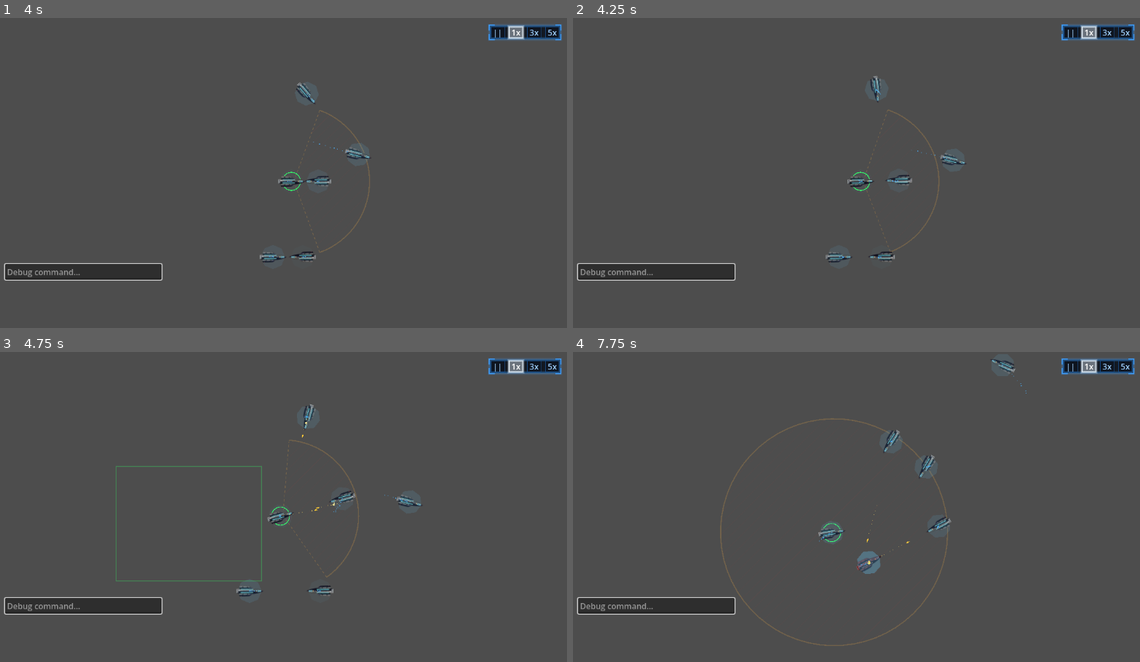
Above: before the commit, frames 1-4 (two rows, left to right).
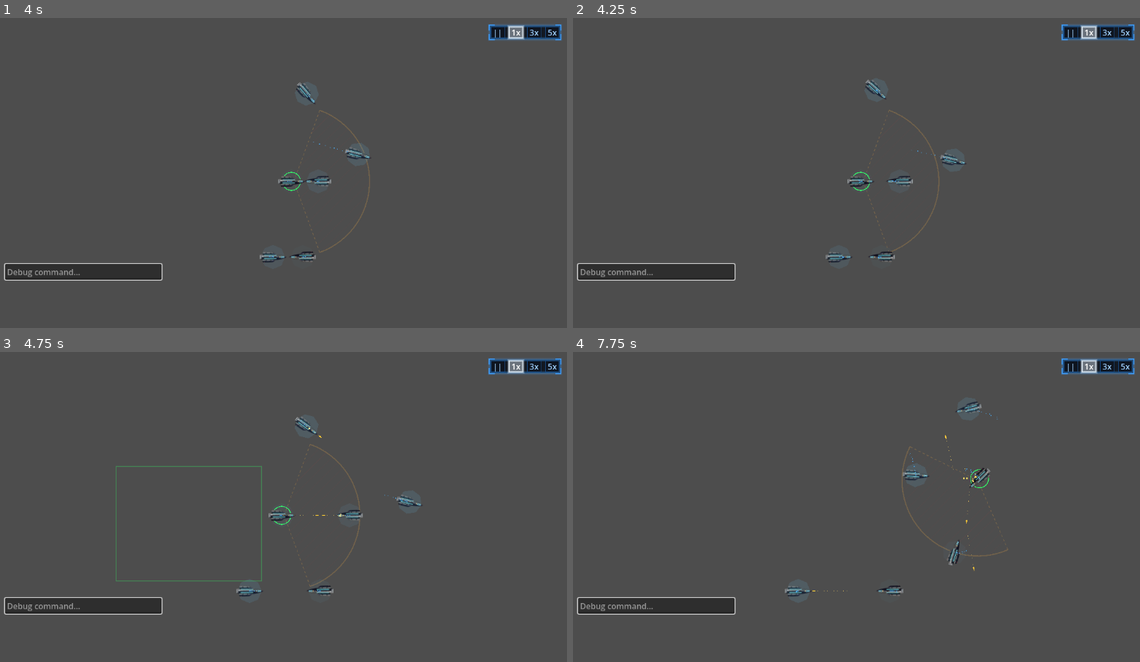
Above: after the commit, the same moments.

Repository: darthlemi/SpaceGame
Game: Godot game, scene res://scenes/combat/combat_scene.tscn
Two runs of this game, one before a commit and one after it. Both use one fixed random seed, a clock stepped at 60 frames per second and the inputs below. This scene is started directly instead of the project's main scene.
Inputs (mouse positions are in pixels of both pictures, inside the frame that each line leads up to):
- Up to frame 1 (4 s): click (85, 272) at 0.52 s; type "12" at 0.6 s; tap Enter at 1.25 s; move the mouse to (419, 163) at 1.27 s; hold D 1.28-2 s; hold 4 (formation_box) 1.28-2 s; click (419, 163) at 1.42 s; tap Space at 1.52 s; click "||" at 2 s; drag from (175, 197) to (334, 182) at 2.77 s; move the mouse to (351, 111) at 3.52 s; hold D from 3.53 s (still down); hold 2 (formation_line) from 3.53 s (still down)
- Up to frame 2 (4.25 s): keep holding D; keep holding 2 (formation_line)
- Up to frame 3 (4.75 s): release D at 4.25 s; release 2 (formation_line) at 4.25 s; drag from (260, 581) to (119, 466) at 4.27 s
- Up to frame 4 (7.75 s): move the mouse to (1037, 565) at 5.02 s; hold A 5.03-5.75 s; hold 3 (formation_wedge) 5.03-5.75 s; tap Space at 5.27 s; click "1x" at 5.75 s; drag from (692, 466) to (850, 578) at 6.52 s; move the mouse to (890, 516) at 7.27 s; hold S from 7.28 s (still down); hold 5 (formation_circle) from 7.28 s (still down); click (890, 516) at 7.42 s

Frame 1 is identical in both runs. In frame 2, 0.2% of the frame differs, in the area x 48-62%, y 18-76%; in frame 3, 0.6%; in frame 4, 1.7%, in the area x 25-80%, y 2-95%.

Commit message:
Score combat targets by range, facing, shield match and kill value
Co-Authored-By: Claude Opus 5.5 <noreply@anthropic.com>

Diff:
--- a/scripts/combat/combat_tactics.gd
+++ b/scripts/combat/combat_tactics.gd
@@ -23,6 +23,16 @@
 # Pixels added to the station point at full push.
 const SEPARATION_STRENGTH := 60.0
 
+# Target scoring; each term is in "points", higher total wins.
+const DIST_WEIGHT := 1.0
+const TURN_WEIGHT := 2.0
+const MATCH_WEIGHT := 1.5
+const LOW_HULL_WEIGHT := 3.0
+const REFERENCE_DPS := 20.0
+const STICKY_BONUS := 2.0
+# Seconds between re-picks; in between a ship keeps its target while it is valid.
+const RETARGET_INTERVAL := 0.5
+
 # Point defense shoots missiles and drones, so it says nothing about how a ship should fight
 # a hull. A PD-only ship keeps them so it still has something to close to.
 static func range_weapons(weapons: Array[Weapon]) -> Array[Weapon]:
@@ -44,9 +54,8 @@
 			longest = maxf(longest, weapon.weapon_range)
 	return longest
 
-static func tactic_for(weapons: Array[Weapon], turn_rate: float) -> Tactic:
-	if turn_rate < RUN_MIN_TURN_RATE:
-		return Tactic.PARK
+# Dps share of narrow-arc weapons among the range weapons: how much the ship must point its nose.
+static func narrow_share(weapons: Array[Weapon]) -> float:
 	var total_dps := 0.0
 	var narrow_dps := 0.0
 	for weapon in range_weapons(weapons):
@@ -54,7 +63,12 @@
 		total_dps += dps
 		if weapon.fire_arc_degrees <= NARROW_ARC_DEGREES:
 			narrow_dps += dps
-	if total_dps > 0.0 and narrow_dps >= total_dps * RUN_DPS_SHARE:
+	return narrow_dps / total_dps if total_dps > 0.0 else 0.0
+
+static func tactic_for(weapons: Array[Weapon], turn_rate: float) -> Tactic:
+	if turn_rate < RUN_MIN_TURN_RATE:
+		return Tactic.PARK
+	if narrow_share(weapons) >= RUN_DPS_SHARE:
 		return Tactic.RUN
 	return Tactic.PARK
 
@@ -89,3 +103,52 @@
 
 static func weapon_dps(weapon: Weapon) -> float:
 	return weapon.damage * weapon.fire_rate * weapon.submissile_count
+
+# Positive: the loadout does better against shields that are up (dps-weighted, in [-1, 1]).
+static func loadout_shield_bias(weapons: Array[Weapon]) -> float:
+	var total_dps := 0.0
+	var weighted := 0.0
+	for weapon in range_weapons(weapons):
+		var dps := weapon_dps(weapon)
+		total_dps += dps
+		weighted += dps * (weapon.shield_mult - weapon.hull_mult - weapon.pierce_pct)
+	return clampf(weighted / total_dps, -1.0, 1.0) if total_dps > 0.0 else 0.0
+
+# Untyped target: it may have been freed (or be about to be) while candidates are scored.
+static func score_target(own_pos: Vector2, own_rotation: float, turn_rate: float, shield_bias: float, narrow: float, target, is_current: bool) -> float:
+	if not is_instance_valid(target) or (target is Node and target.is_queued_for_deletion()):
+		return -INF
+	var score := -edge_distance(own_pos, target) / 100.0 * DIST_WEIGHT
+	var angle := absf(angle_difference(own_rotation, own_pos.angle_to_point(target.global_position)))
+	score -= angle / maxf(turn_rate, 0.01) * narrow * TURN_WEIGHT
+	# Bare nodes (no shield or hull children) score as shieldless and undamaged.
+	var shield_ratio := 0.0
+	if target.shield != null and target.shield.max_shield > 0.0:
+		shield_ratio = target.shield.current_shield / target.shield.max_shield
+	score += shield_bias * (shield_ratio - 0.5) * 2.0 * MATCH_WEIGHT
+	var hull_ratio := 1.0
+	if target.hull != null and target.hull.max_hp > 0.0:
+		hull_ratio = target.hull.current_hp / target.hull.max_hp
+	var target_dps := 0.0
+	if target.has_method("working_weapons"):
+		for weapon in range_weapons(target.working_weapons()):
+			target_dps += weapon_dps(weapon)
+	score += (1.0 - hull_ratio) * LOW_HULL_WEIGHT * clampf(target_dps / REFERENCE_DPS, 0.25, 2.0)
+	if is_current:
+		score += STICKY_BONUS
+	return score
+
+static func pick_target(ship: Ship, candidates: Array, current) -> Node2D:
+	var weapons := ship.working_weapons()
+	var bias := loadout_shield_bias(weapons)
+	var narrow := narrow_share(weapons)
+	var best: Node2D = null
+	var best_score := -INF
+	for candidate in candidates:
+		if not is_instance_valid(candidate) or not candidate is Node2D:
+			continue
+		var score := score_target(ship.global_position, ship.rotation, ship.engine.turn_rate if ship.engine != null else 0.0, bias, narrow, candidate, candidate == current)
+		if score > best_score:
+			best_score = score
+			best = candidate
+	return best
--- a/scripts/controllers/ai_controller.gd
+++ b/scripts/controllers/ai_controller.gd
@@ -8,16 +8,24 @@
 var state: State = State.APPROACH
 var ship: Ship
 var enemy_group: StringName
+var _target: Node2D = null
+var _retarget_timer: float = 0.0
 
 func setup(p_ship: Ship, p_enemy_group: StringName) -> void:
 	ship = p_ship
 	enemy_group = p_enemy_group
 
-func _physics_process(_delta: float) -> void:
+func _physics_process(delta: float) -> void:
 	if not is_instance_valid(ship):
 		return
-	var candidates: Array = get_tree().get_nodes_in_group(enemy_group)
-	var enemy := Ship.nearest_in_range(candidates, ship.global_position, INF)
+	_retarget_timer -= delta
+	# A target freed this frame stays valid until the queue flushes, so check both.
+	var target_gone := not is_instance_valid(_target) or _target.is_queued_for_deletion()
+	if _retarget_timer <= 0.0 or target_gone:
+		var candidates: Array = get_tree().get_nodes_in_group(enemy_group)
+		_target = CombatTactics.pick_target(ship, candidates, _target)
+		_retarget_timer = CombatTactics.RETARGET_INTERVAL
+	var enemy := _target
 	if enemy == null:
 		return
 	# Nothing left to shoot with: run rather than sit in the line of fire.
--- a/scripts/ship/ship.gd
+++ b/scripts/ship/ship.gd
@@ -34,6 +34,9 @@
 var _run_phase: CombatTactics.RunPhase = CombatTactics.RunPhase.INBOUND
 # Cleared every tick, so a ship that stops fighting drops out of its allies' spread.
 var _engaged_target: Node2D = null
+# What idle HOLD is engaging, re-picked every RETARGET_INTERVAL.
+var _idle_target: Node2D = null
+var _retarget_timer: float = 0.0
 
 # complement 0 means crew isn't tracked (drones, non-campaign battles): full efficiency.
 var crew: float = 0.0
@@ -111,6 +114,10 @@
 # The target _engage last ran against, or null. Allies use it to find who shares a target.
 func engaging_target() -> Node2D:
 	return _engaged_target if is_instance_valid(_engaged_target) else null
+
+# What idle HOLD is currently engaging, or null.
+func idle_target() -> Node2D:
+	return _idle_target if is_instance_valid(_idle_target) else null
 
 # How far to sit from the target's hull edge: < 0 means don't close in (nothing working to
 # shoot with). Drones without mounts override this.
@@ -287,14 +294,17 @@
 	rotation = result["rotation"]
 	velocity = result["velocity"]
 
-# Idle ships hunt the nearest enemy anywhere, re-picking each tick so a closer threat
-# takes over; they loiter only once no enemy is left.
+# Idle ships hunt the best-scored enemy anywhere, re-picking every RETARGET_INTERVAL (or at
+# once when the target is gone); they loiter only once no enemy is left.
 func _process_hold(delta: float, candidates: Array) -> void:
-	var nearest := Ship.nearest_in_range(candidates, global_position, INF)
-	if nearest != null:
+	_retarget_timer -= delta
+	if _retarget_timer <= 0.0 or not _is_live_target(_idle_target):
+		_idle_target = CombatTactics.pick_target(self, candidates, _idle_target)
+		_retarget_timer = CombatTactics.RETARGET_INTERVAL
+	if _idle_target != null:
 		# Re-anchor after the fight, so loitering starts where it ended, not back at spawn.
 		_hold_anchored = false
-		_engage(nearest, delta)
+		_engage(_idle_target, delta)
 		return
 	if not _hold_anchored:
 		_hold_center = global_position
@@ -310,11 +320,15 @@
 			_loiter_timer = loiter_interval
 	_steer_to(_loiter_target, delta)
 
+# A target freed this frame is still valid until the queue is flushed, so check both.
+func _is_live_target(target) -> bool:
+	return is_instance_valid(target) and not target.is_queued_for_deletion()
+
 func _process_weapons() -> void:
 	if weapon_mounts.is_empty():
 		return
 	var candidates := _enemy_candidates()
-	var primary := Ship.pick_autofire_target(current_order, candidates, global_position, attack_range())
+	var primary := Ship.pick_autofire_target(current_order, candidates, global_position, attack_range(), idle_target())
 	for mount in weapon_mounts:
 		if not mount.can_fire():
 			continue
@@ -356,9 +370,11 @@
 				nearest = c
 	return nearest
 
-static func pick_autofire_target(order: Order, candidates: Array, own_position: Vector2, max_range: float) -> Node2D:
+static func pick_autofire_target(order: Order, candidates: Array, own_position: Vector2, max_range: float, idle: Node2D = null) -> Node2D:
 	if order.type == Order.Type.ATTACK_TARGET:
 		return order.target_ship if is_instance_valid(order.target_ship) else null
+	if order.type == Order.Type.HOLD and idle != null and own_position.distance_to(idle.global_position) <= max_range:
+		return idle
 	return Ship.nearest_in_range(candidates, own_position, max_range)
 
 # Mounts that can't bear on the primary target take any other enemy they can hit.
--- a/tests/run_tests.gd
+++ b/tests/run_tests.gd
@@ -76,6 +76,12 @@
 		print("FAIL [%s]: %s" % [ai_targeting_test.resource_path, f])
 	total_failures += ai_targeting_failures.size()
 
+	var target_scoring_test = load("res://tests/test_target_scoring_async.gd")
+	var target_scoring_failures: Array[String] = await target_scoring_test.run_async(self)
+	for f in target_scoring_failures:
+		print("FAIL [%s]: %s" % [target_scoring_test.resource_path, f])
+	total_failures += target_scoring_failures.size()
+
 	var ship_tactics_test = load("res://tests/test_ship_tactics.gd")
 	var ship_tactics_failures: Array[String] = await ship_tactics_test.run_async(self)
 	for f in ship_tactics_failures:
--- a/tests/test_combat_tactics.gd
+++ b/tests/test_combat_tactics.gd
@@ -3,6 +3,24 @@
 class HullStub extends Node2D:
 	func get_hit_radius() -> float:
 		return 54.0
+
+class Bar extends RefCounted:
+	var current_hp := 100.0
+	var max_hp := 100.0
+	var current_shield := 100.0
+	var max_shield := 100.0
+
+# Just enough of a Ship for score_target; armed stubs expose working_weapons().
+class ScoreStub extends Node2D:
+	var hull := Bar.new()
+	var shield := Bar.new()
+	var weapons: Array[Weapon] = []
+
+	func get_hit_radius() -> float:
+		return 0.0
+
+	func working_weapons() -> Array[Weapon]:
+		return weapons
 
 static func run() -> Array[String]:
 	var failures: Array[String] = []
@@ -12,6 +30,7 @@
 	_check_run_phase(failures)
 	_check_kite(failures)
 	_check_spread(failures)
+	_check_scoring(failures)
 	return failures
 
 static func _weapon(weapon_range: float, damage: float, fire_rate: float, arc: float, pd: bool) -> Weapon:
@@ -130,3 +149,72 @@
 	var stacked: Array[Vector2] = [Vector2.ZERO]
 	if not CombatTactics.separation_push(Vector2.ZERO, stacked, 60.0).is_finite():
 		failures.append("separation: expected a finite push for an ally at the same spot")
+
+static func _stub(pos: Vector2, armed: bool = true) -> ScoreStub:
+	var stub := ScoreStub.new()
+	stub.position = pos
+	if armed:
+		stub.weapons.append(_weapon(300.0, 10.0, 2.0, 90.0, false))
+	return stub
+
+static func _score(target: ScoreStub, bias: float = 0.0, narrow: float = 0.0, is_current: bool = false) -> float:
+	return CombatTactics.score_target(Vector2.ZERO, 0.0, 3.0, bias, narrow, target, is_current)
+
+static func _check_scoring(failures: Array[String]) -> void:
+	var near := _stub(Vector2(200.0, 0.0))
+	var far := _stub(Vector2(600.0, 0.0))
+	if _score(near) <= _score(far):
+		failures.append("score_prefers_closer: nearer target should score higher")
+
+	var ahead := _stub(Vector2(300.0, 0.0))
+	var behind := _stub(Vector2(-300.0, 0.0))
+	if _score(ahead, 0.0, 1.0) <= _score(behind, 0.0, 1.0):
+		failures.append("score_turn_matters_for_narrow: ahead should win with narrow 1.0")
+	if not is_equal_approx(_score(ahead, 0.0, 0.0), _score(behind, 0.0, 0.0)):
+		failures.append("score_turn_matters_for_narrow: scores should tie with narrow 0.0")
+
+	var up := _stub(Vector2(300.0, 0.0))
+	var down := _stub(Vector2(300.0, 0.0))
+	down.shield.current_shield = 0.0
+	if _score(up, 0.8) <= _score(down, 0.8):
+		failures.append("score_shield_match: shields-up should win with positive bias")
+	if _score(down, -0.8) <= _score(up, -0.8):
+		failures.append("score_shield_match: shields-down should win with negative bias")
+
+	var hurt := _stub(Vector2(300.0, 0.0))
+	hurt.hull.current_hp = 20.0
+	var healthy := _stub(Vector2(300.0, 0.0))
+	if _score(hurt) <= _score(healthy):
+		failures.append("score_low_hull_bonus: armed 20% hull target should beat the 100% one")
+
+	var held := _stub(Vector2(300.0, 0.0))
+	var rival := _stub(Vector2(250.0, 0.0))
+	if _score(held, 0.0, 0.0, true) <= _score(rival):
+		failures.append("score_sticky_resists_small_gain: current target at 300 should beat a new one at 250")
+
+	var freed := _stub(Vector2(100.0, 0.0))
+	freed.free()
+	if CombatTactics.score_target(Vector2.ZERO, 0.0, 3.0, 0.0, 0.0, freed, false) != -INF:
+		failures.append("score_invalid_target: expected -INF for a freed target")
+	if CombatTactics.score_target(Vector2.ZERO, 0.0, 3.0, 0.0, 0.0, null, false) != -INF:
+		failures.append("score_invalid_target: expected -INF for null")
+
+	var pulse: Array[Weapon] = [load("res://resources/weapons/pulse_laser.tres")]
+	var rail: Array[Weapon] = [load("res://resources/weapons/railgun.tres")]
+	if CombatTactics.loadout_shield_bias(pulse) <= 0.0:
+		failures.append("shield_bias_signs: pulse laser should be > 0")
+	if CombatTactics.loadout_shield_bias(rail) >= 0.0:
+		failures.append("shield_bias_signs: railgun should be < 0")
+	var none: Array[Weapon] = []
+	if not is_zero_approx(CombatTactics.loadout_shield_bias(none)):
+		failures.append("shield_bias_signs: no weapons should be 0")
+
+	var mixed: Array[Weapon] = [_weapon(300.0, 10.0, 2.0, 100.0, false), _weapon(500.0, 35.0, 0.25, 10.0, false)]
+	var expected := (35.0 * 0.25) / (10.0 * 2.0 + 35.0 * 0.25)
+	if not is_equal_approx(CombatTactics.narrow_share(mixed), expected):
+		failures.append("narrow_share: expected %s, got %s" % [expected, CombatTactics.narrow_share(mixed)])
+	if not is_zero_approx(CombatTactics.narrow_share(none)):
+		failures.append("narrow_share: expected 0 for no weapons")
+
+	for stub in [near, far, ahead, behind, up, down, hurt, healthy, held, rival]:
+		stub.free()
--- /dev/null
+++ b/tests/test_target_scoring_async.gd
@@ -0,0 +1,99 @@
+extends RefCounted
+
+const CorvetteScene = preload("res://scenes/ship/ship_corvette.tscn")
+const Railgun = preload("res://resources/weapons/railgun.tres")
+
+const TEST_GROUP := &"test_scoring_targets"
+
+static func run_async(tree: SceneTree) -> Array[String]:
+	var failures: Array[String] = []
+	await _check_ai_uses_score(tree, failures)
+	await _check_target_freed(tree, failures)
+	await _check_idle_hold(tree, failures)
+	return failures
+
+# Dummies are stationary members of TEST_GROUP; the shooter has one railgun and faces +x.
+static func _spawn(tree: SceneTree, pos: Vector2, armed: bool, dummy: bool) -> Ship:
+	var ship: Ship = CorvetteScene.instantiate()
+	tree.root.add_child(ship)
+	ship.global_position = pos
+	for mount in ship.weapon_mounts:
+		mount.weapon = null
+	if armed:
+		ship.weapon_mounts[0].weapon = Railgun
+	if dummy:
+		ship.set_physics_process(false)
+		ship.hull.max_hp = 1.0e9
+		ship.hull.current_hp = 1.0e9
+		ship.add_to_group(TEST_GROUP)
+	await tree.physics_frame
+	return ship
+
+static func _wait_for_attack(tree: SceneTree, ship: Ship) -> void:
+	for i in 5:
+		await tree.physics_frame
+		if ship.current_order.type == Order.Type.ATTACK_TARGET:
+			return
+
+static func _check_ai_uses_score(tree: SceneTree, failures: Array[String]) -> void:
+	var near_behind := await _spawn(tree, Vector2(-200.0, 0.0), false, true)
+	var far_ahead := await _spawn(tree, Vector2(260.0, 0.0), false, true)
+	var ship := await _spawn(tree, Vector2.ZERO, true, false)
+	ship.enemy_group = TEST_GROUP
+	ship.set_physics_process(false)
+	var controller := AIController.new()
+	tree.root.add_child(controller)
+	controller.setup(ship, TEST_GROUP)
+	await _wait_for_attack(tree, ship)
+	if ship.current_order.type != Order.Type.ATTACK_TARGET:
+		failures.append("ai_uses_score_not_nearest: expected ATTACK_TARGET, got %s" % ship.current_order.type)
+	elif ship.current_order.target_ship != far_ahead:
+		failures.append("ai_uses_score_not_nearest: expected the target dead ahead, got the one behind")
+	controller.queue_free()
+	ship.queue_free()
+	near_behind.queue_free()
+	far_ahead.queue_free()
+	await tree.physics_frame
+
+static func _check_target_freed(tree: SceneTree, failures: Array[String]) -> void:
+	var a := await _spawn(tree, Vector2(200.0, 0.0), false, true)
+	var b := await _spawn(tree, Vector2(400.0, 0.0), false, true)
+	var ship := await _spawn(tree, Vector2.ZERO, true, false)
+	ship.enemy_group = TEST_GROUP
+	ship.set_physics_process(false)
+	var controller := AIController.new()
+	tree.root.add_child(controller)
+	controller.setup(ship, TEST_GROUP)
+	await _wait_for_attack(tree, ship)
+	if ship.current_order.target_ship != a:
+		failures.append("target_freed_mid_fight: setup expected the nearer target A first")
+	a.queue_free()
+	var switched := false
+	for i in 3:
+		await tree.physics_frame
+		if ship.current_order.type == Order.Type.ATTACK_TARGET and ship.current_order.target_ship == b:
+			switched = true
+			break
+	if not switched:
+		failures.append("target_freed_mid_fight: expected the AI to attack B within 3 ticks of A being freed")
+	controller.queue_free()
+	ship.queue_free()
+	b.queue_free()
+	await tree.physics_frame
+
+static func _check_idle_hold(tree: SceneTree, failures: Array[String]) -> void:
+	var near_behind := await _spawn(tree, Vector2(-200.0, 0.0), false, true)
+	var far_ahead := await _spawn(tree, Vector2(260.0, 0.0), false, true)
+	var ship := await _spawn(tree, Vector2.ZERO, true, false)
+	ship.enemy_group = TEST_GROUP
+	var expected := CombatTactics.pick_target(ship, tree.get_nodes_in_group(TEST_GROUP), null)
+	for i in 2:
+		await tree.physics_frame
+	if expected != far_ahead:
+		failures.append("idle_hold_engages_scored_target: pick_target should favour the target ahead")
+	if ship.idle_target() != expected:
+		failures.append("idle_hold_engages_scored_target: idle_target %s differs from pick_target %s" % [ship.idle_target(), expected])
+	ship.queue_free()
+	near_behind.queue_free()
+	far_ahead.queue_free()
+	await tree.physics_frame
Not shown, added: tests/test_target_scoring_async.gd.uid
